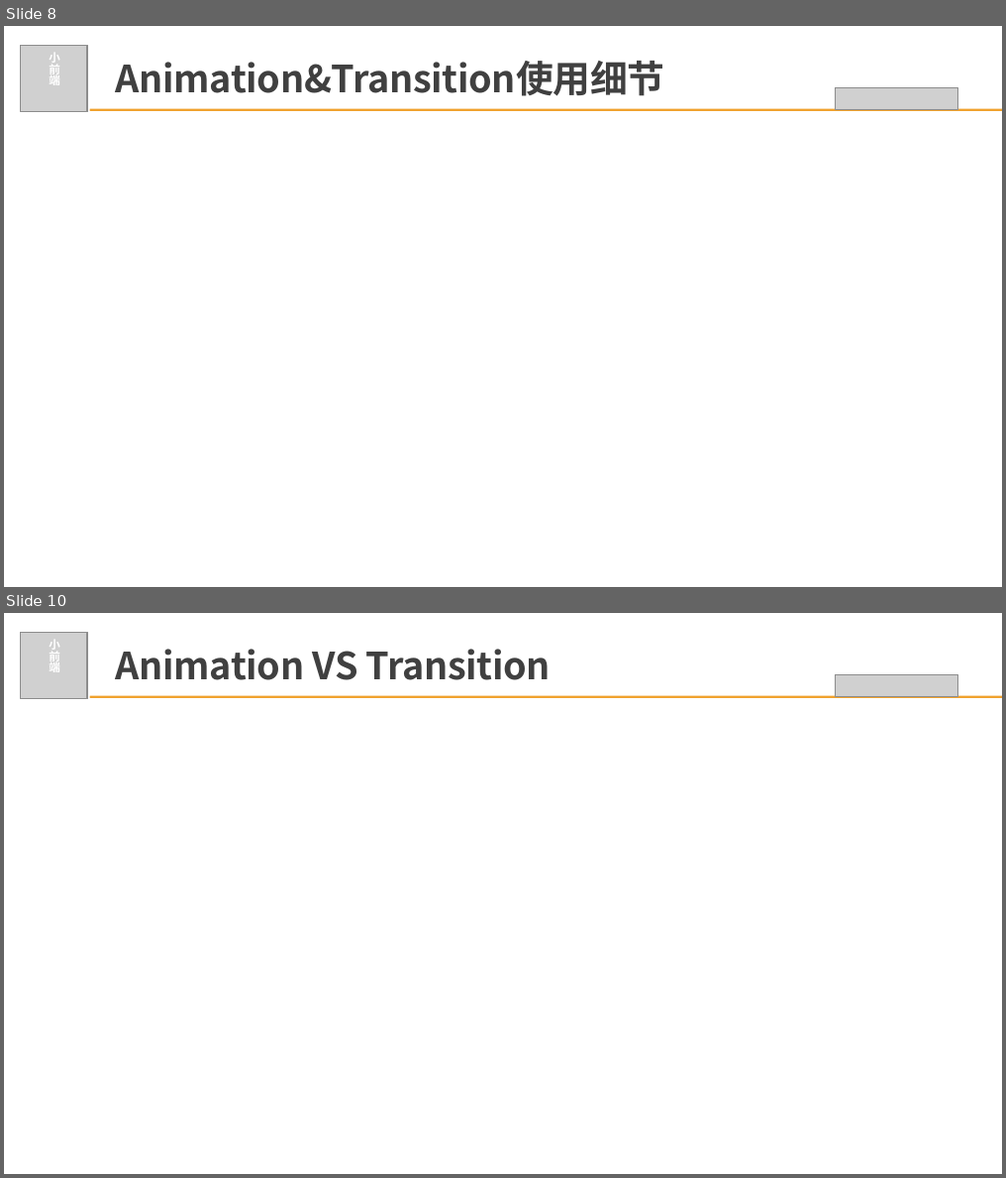
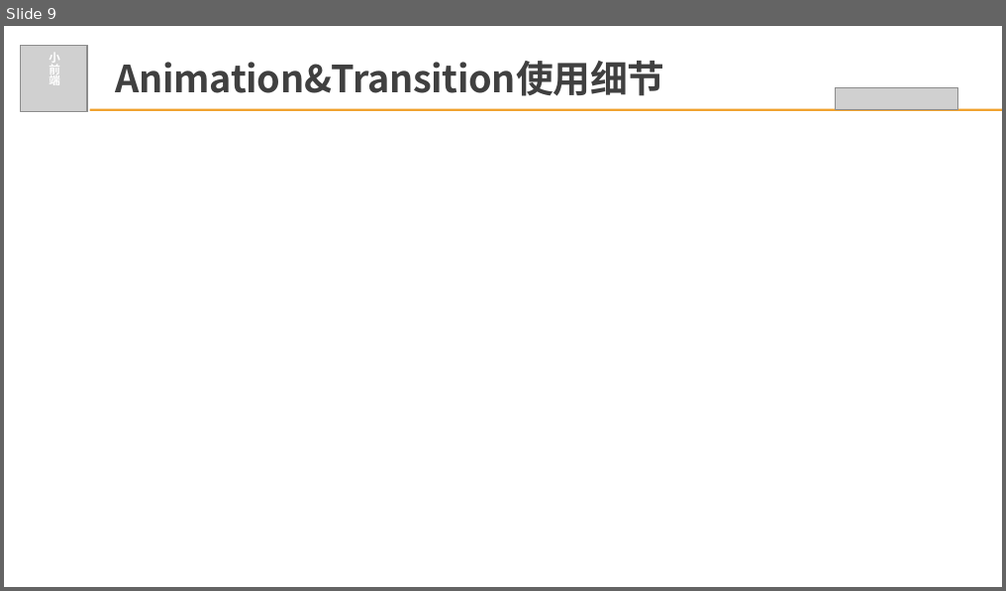
Before and after one commit to beatEmo/css-technology-demystified, a slide deck: web动画.pptx. Shown one above the other, each under a label of ours: slides 8 and 10 before the commit, slide 9 after it; the slides between them are not shown. The pictures are 1006x1178 and 1006x591 pixels, drawn with LibreOffice and Linux fonts; fonts in the diff are those of the drawing; grey boxes stand for pictures. Boxes give left, top, right and bottom in pixels: in the first picture for what was removed or moved away, otherwise in the second. Text is boxed around its words. In the diff, an @@ line names an element or a change of style, - is before the commit and + after.

```diff
--- a/web动画.pptx
+++ b/web动画.pptx
@@ slide 10 removed at <box>4,613,1002,1174</box>, background #FFFFFF @@
@@ picture removed at <box>20,633,86,699</box> @@
@@ picture removed at <box>21,633,88,699</box> @@
@@ text removed at <box>29,658,81,669</box> @@
-coderwhy
@@ text removed at <box>49,643,60,675</box> @@
-小前端
@@ text removed at <box>116,649,550,680</box> @@
-Animation VS Transition
@@ rectangle removed at <box>90,696,1002,698</box> @@
@@ picture removed at <box>835,674,958,697</box> @@
@@ what was slide 8 is now slide 9 @@
```
Also in this commit, not shown: 4 slides changed, 1 slide added, 1 other slide removed, 21 other files.
